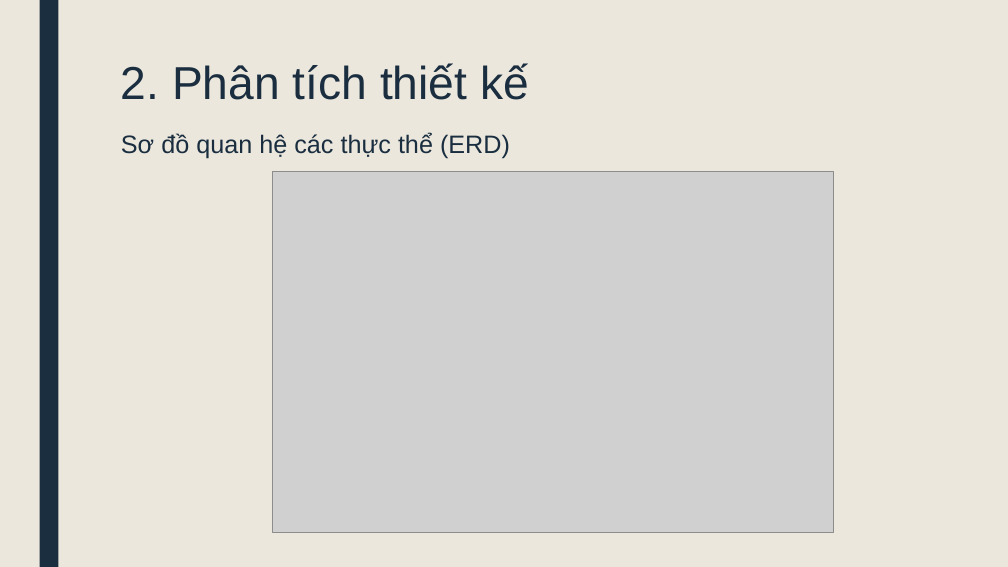
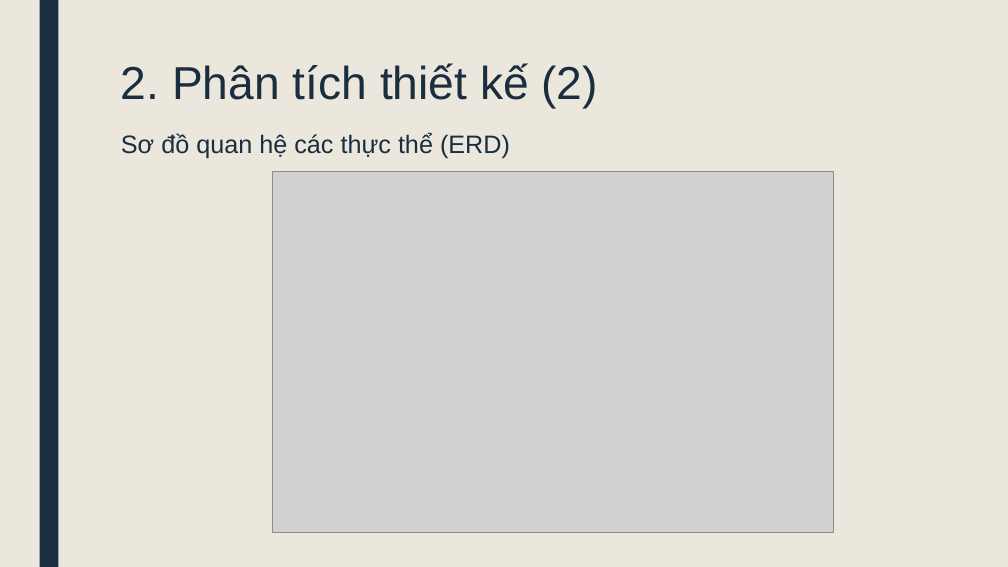
Before and after one commit to khuyen123/DoAnTotNghiep, a slide deck: slide 7 of Word/PhamKhuyen_Slide.pptx. Drawn at 1008x567 pixels with LibreOffice and Linux fonts; fonts in the diff are those of the drawing; grey boxes stand for pictures. Boxes give left, top, right and bottom in pixels: in the first picture for what was removed or moved away, otherwise in the second. Text is boxed around its words. In the diff, an @@ line names an element or a change of style, - is before the commit and + after.

```diff
--- a/Word/PhamKhuyen_Slide.pptx
+++ b/Word/PhamKhuyen_Slide.pptx
@@ title at [121,63,598,109]: text changed @@
-2. Phân tích thiết kế
+2. Phân tích thiết kế (2)
```
Also in this commit, not shown: 7 other slides changed, 2 slides added, 2 slides removed, 20 other files.
